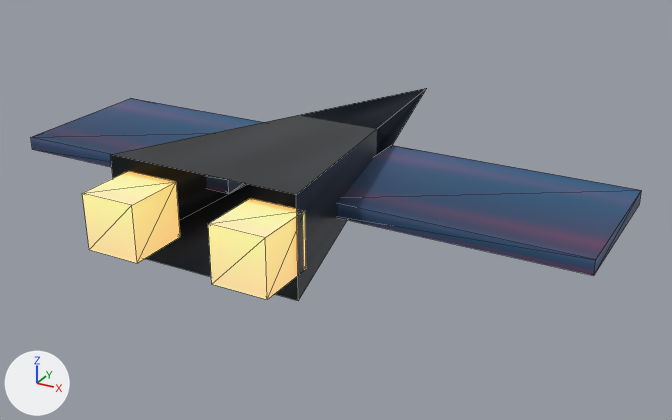
One commit to the glTF model assets/models/hero_ship.glb: the scene before it, then after it.
Before and after are seen from a 50 mm lens placed at (3.78, -6.87, 2.79), pointed at (0.21, -0.39, -0.45). Arrows for +X, +Y and +Z are at lower left; the lights stay in place. The picture after the commit comes second. Mesh edges are drawn as thin lines. Vertices at exactly the same position are counted once.

Objects in the first picture: 'node-0', 'node-1', 'node-2'.
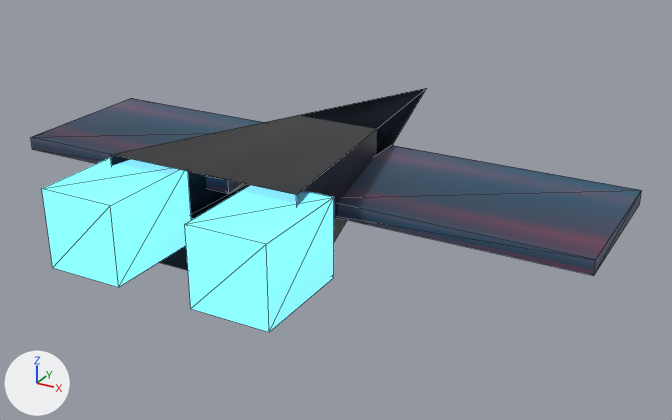
Patch to the scene script:
```diff
--- a/assets/models/hero_ship.glb.py
+++ b/assets/models/hero_ship.glb.py
@@ mat_engines @@
 n0 = _N.new('ShaderNodeBsdfPrincipled'); n0.name = 'Principled BSDF'
 n0.inputs[2].default_value = 0.9  # 'Roughness'
-n0.inputs[27].default_value = (0.9, 0.45, 0.1, 1.0)  # 'Emission Color', orange #f3b359
+n0.inputs[27].default_value = (0.25, 0.75, 1.0, 1.0)  # 'Emission Color', cyan #89e1ff
 n0.inputs[28].default_value = 1.0  # 'Emission Strength'
@@ mat_engines @@
 n2 = _N.new('ShaderNodeMix'); n2.name = 'Mix'
 n2.inputs[0].default_value = 1.0  # 'Factor'
-n2.inputs[7].default_value = (1.0, 0.8, 0.4, 1.0)  # 'B', beige #ffe7aa
+n2.inputs[7].default_value = (0.4, 0.85, 1.0, 1.0)  # 'B', cyan #aaedff
 n3 = _N.new('ShaderNodeTexImage'); n3.name = 'Image Texture'
@@ me_hero_engines @@
 # used by ob_node_2; location = (0.0, 0.0, 0.0)
-me_hero_engines.from_pydata(...)  # 16 vertices, 24 faces; spans x -0.77..0.77, y -2.35..-1.85, z -0.22..0.22
+me_hero_engines.from_pydata(...)  # 16 vertices, 24 faces; spans x -0.93..0.93, y -2.58..-1.73, z -0.31..0.31
+# me_hero_engines part 1: the loose piece of 8 vertices spanning x -0.77..-0.32, y -2.35..-1.85, z -0.22..0.22 is scaled about its middle by (1.38, 1.7, 1.38), then moved by (-0.07, -0.05, 0.0)
+# me_hero_engines part 2: the loose piece of 8 vertices spanning x 0.32..0.77, y -2.35..-1.85, z -0.22..0.22 is scaled about its middle by (1.38, 1.7, 1.38), then moved by (0.07, -0.05, 0.0)
 me_hero_engines.materials.append(mat_engines)
```

Boxes (x1, y1, x2, y2) around the edits, measured in the pictures (672 x 420 px; the box of a moved part takes in the faces that stretch with it):
'node-2', recoloured, surface changed, reshaped (30% wider, 35% taller)
    before: (82, 171, 306, 300)
    after: (42, 157, 334, 332)
part 1 of me_hero_engines, moved or reshaped
    before: (82, 171, 180, 263)
    after: (42, 157, 191, 287)
part 2 of me_hero_engines, moved or reshaped
    before: (208, 198, 306, 300)
    after: (185, 185, 334, 332)
